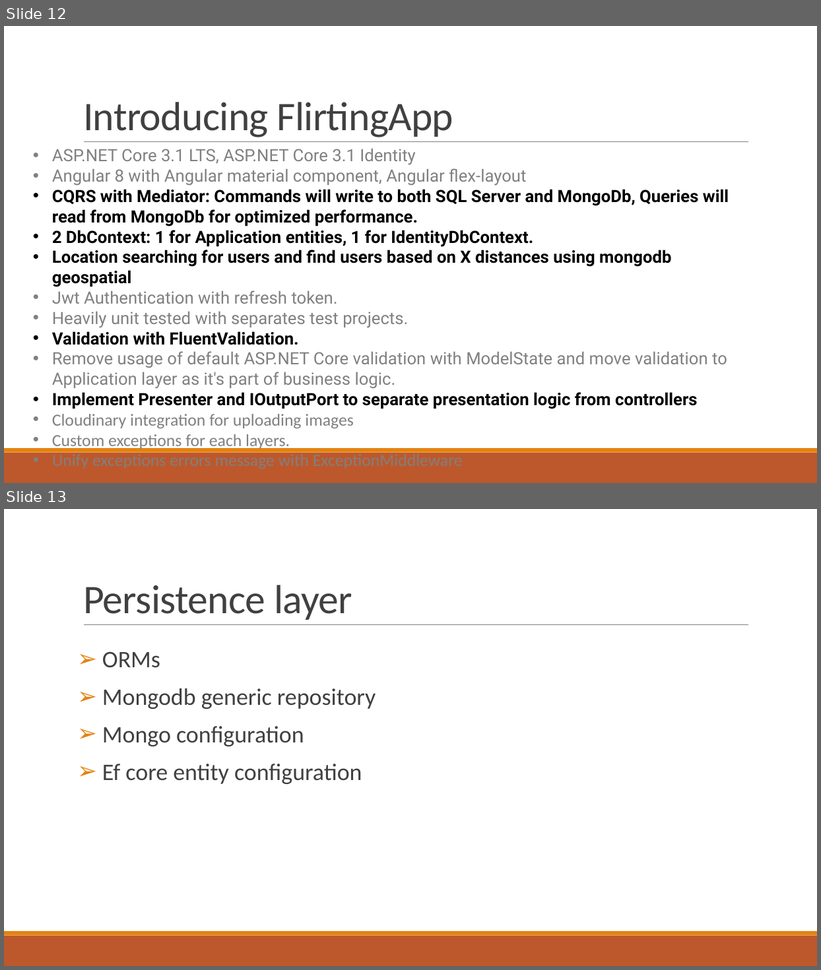
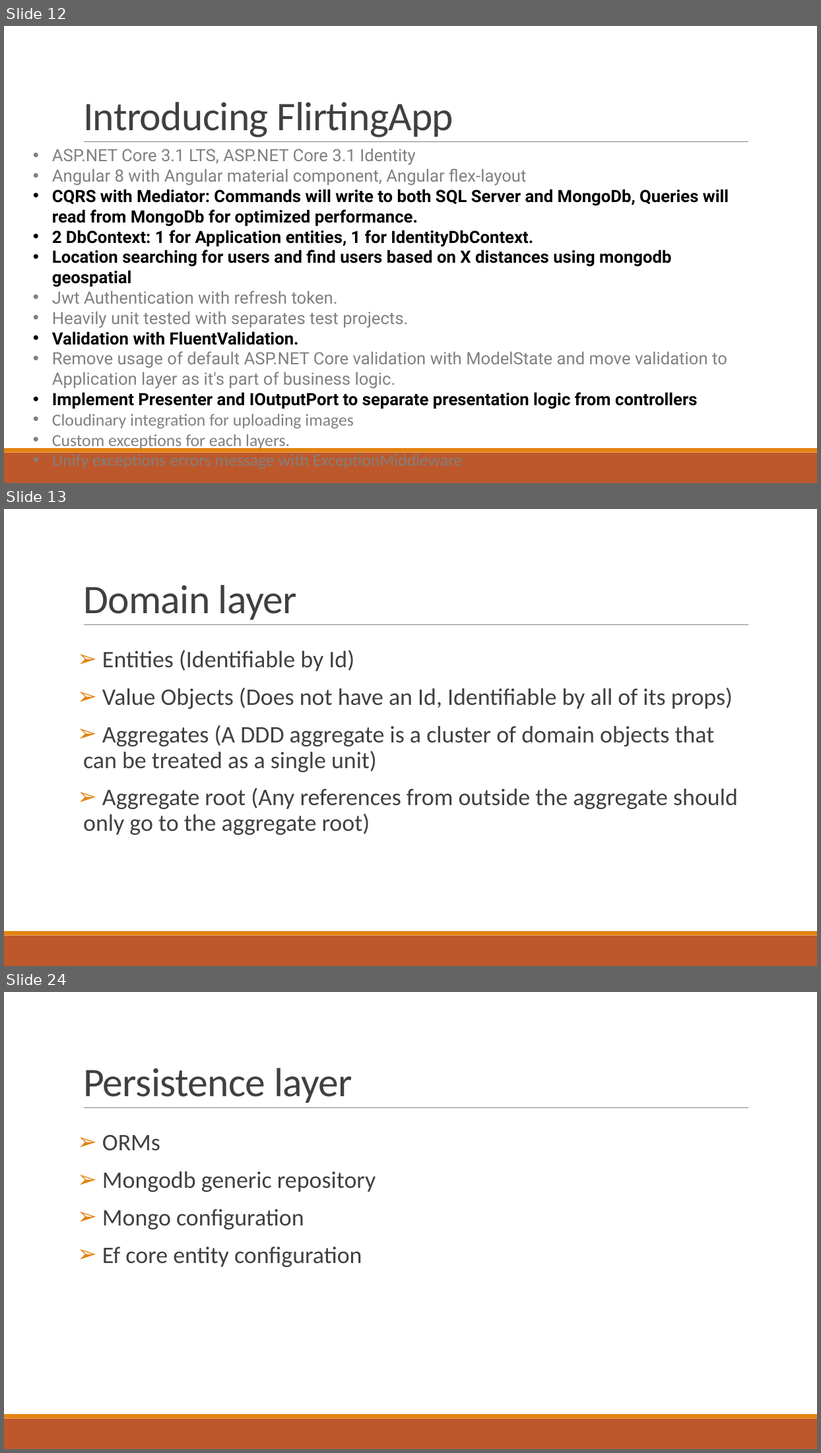
Before and after one commit to nguyentanphu/FlirtingApp, a slide deck: Introduction_to_clean_architecture.pptx. Shown one above the other, each under a label of ours: slides 12 and 13 before the commit, slides 12, 13 and 24 after it; the slides between them are not shown. The pictures are 821x970 and 821x1453 pixels, drawn with LibreOffice and Linux fonts; fonts in the diff are those of the drawing. Boxes give left, top, right and bottom in pixels: in the first picture for what was removed or moved away, otherwise in the second. Text is boxed around its words. In the diff, an @@ line names an element or a change of style, - is before the commit and + after.

```diff
--- a/Introduction_to_clean_architecture.pptx
+++ b/Introduction_to_clean_architecture.pptx
@@ slide 13 added at [4, 509, 817, 966], background #FFFFFF; not listed: 3 template elements that a slide beside it also shows @@
@@ title added at [83, 585, 297, 620], 48 pt, text #404040 @@
+Domain layer
@@ text added at [83, 650, 738, 835], 28 pt, text #404040 @@
+➢ Entities (Identifiable by Id)
+➢ Value Objects (Does not have an Id, Identifiable by all of its props)
+➢ Aggregates (A DDD aggregate is a cluster of domain objects that can be treated as a single unit)
+➢ Aggregate root (Any references from outside the aggregate should only go to the aggregate root)
@@ what was slide 13 is now slide 24 @@
```
Also in this commit, not shown: 3 slides changed, 10 other slides added, 4 other files.
